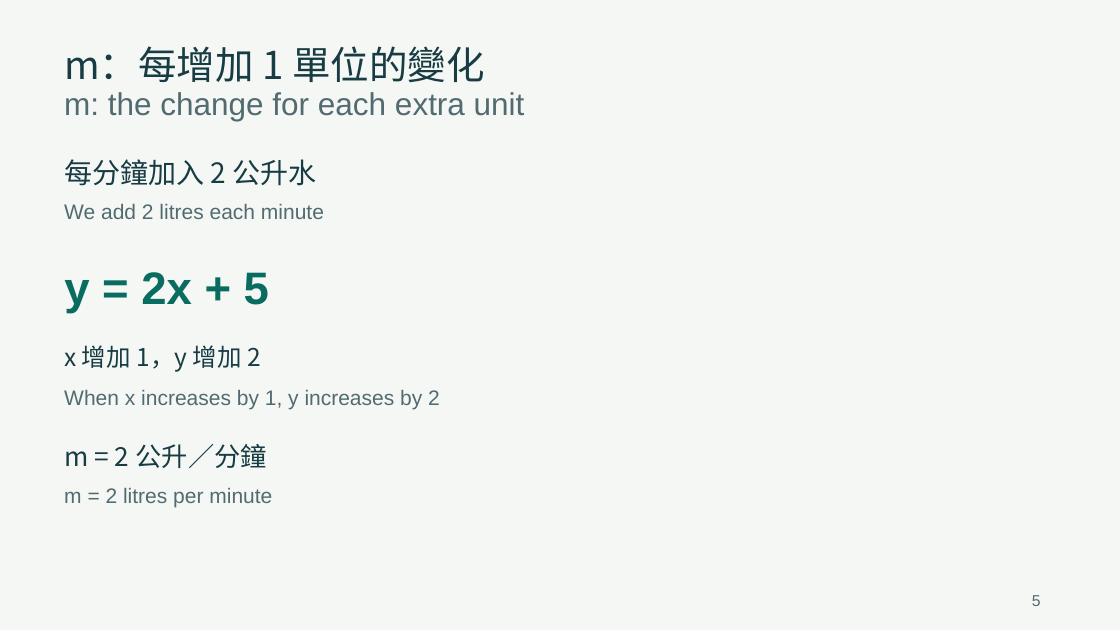
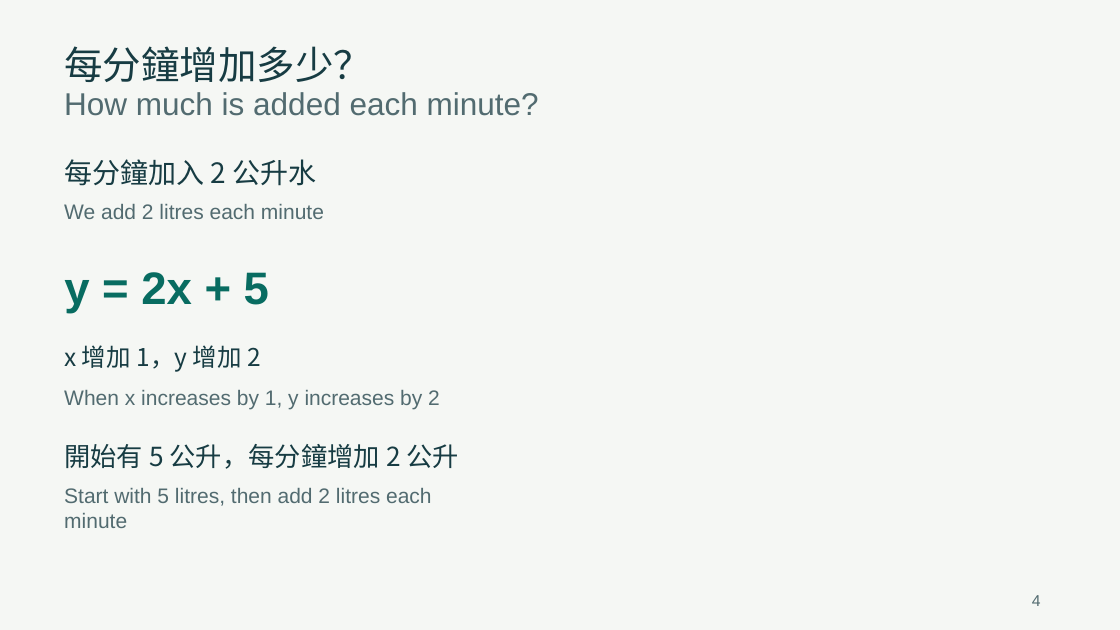
Before and after one commit to GordanY/f2-linear-regression, a slide deck: slide 4 of teacher-slides.pptx (slide 5 before the commit). Drawn at 1120x630 pixels with LibreOffice and Linux fonts; fonts in the diff are those of the drawing. Boxes give left, top, right and bottom in pixels: in the first picture for what was removed or moved away, otherwise in the second. Text is boxed around its words. In the diff, an @@ line names an element or a change of style, - is before the commit and + after.

```diff
--- a/teacher-slides.pptx
+++ b/teacher-slides.pptx
@@ text at bbox=[64, 46, 372, 82]: text changed @@
-m：每增加 1 單位的變化
+每分鐘增加多少？
@@ text at bbox=[64, 92, 539, 116]: text changed @@
-m: the change for each extra unit
+How much is added each minute?
@@ text at bbox=[64, 444, 460, 469]: text changed @@
-m = 2 公升／分鐘
+開始有 5 公升，每分鐘增加 2 公升
@@ text at bbox=[64, 488, 432, 528]: text changed @@
-m = 2 litres per minute
+Start with 5 litres, then add 2 litres each minute
@@ text at bbox=[1032, 595, 1041, 606]: text changed @@
-5
+4
```
Also in this commit, not shown: 9 other slides changed, 13 other files.
